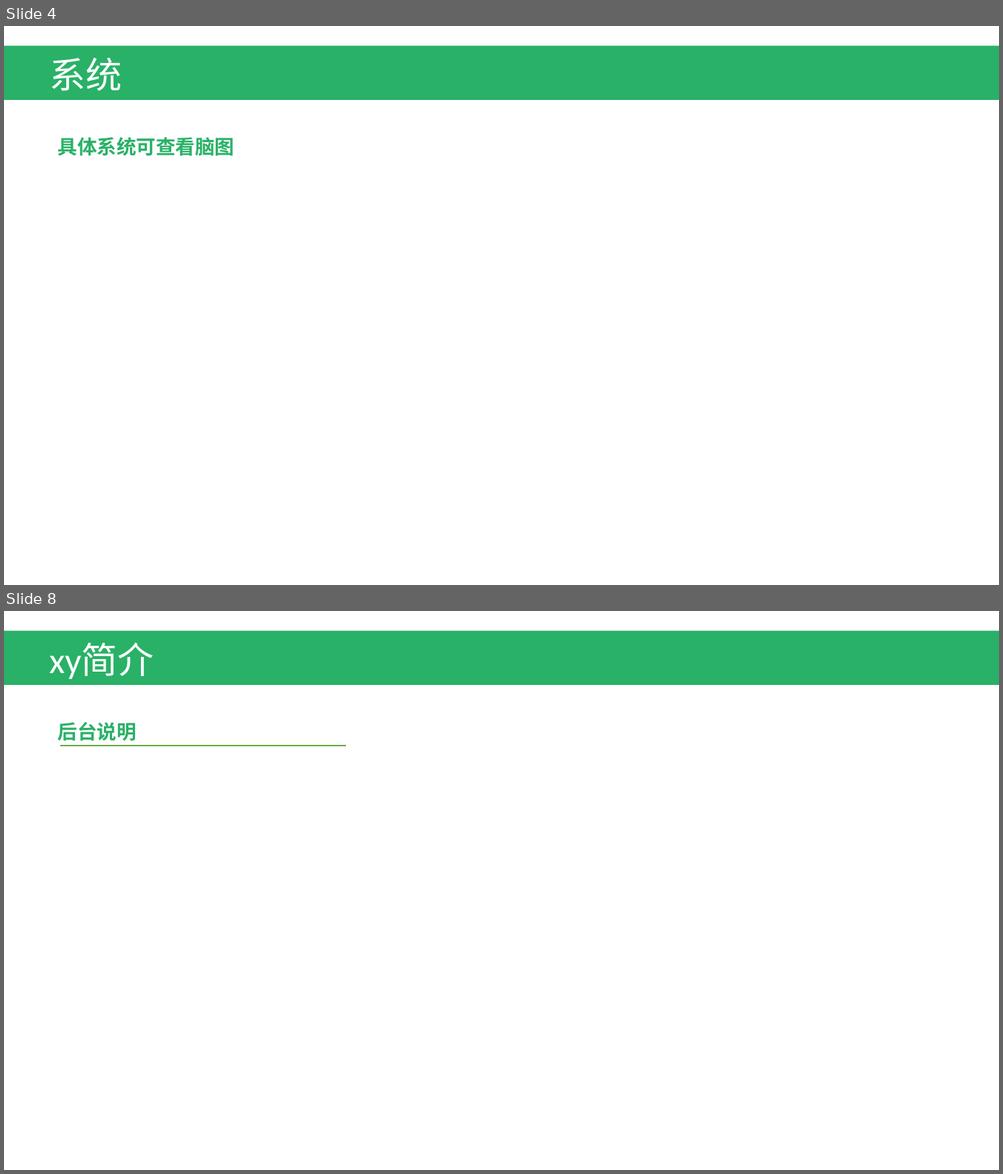
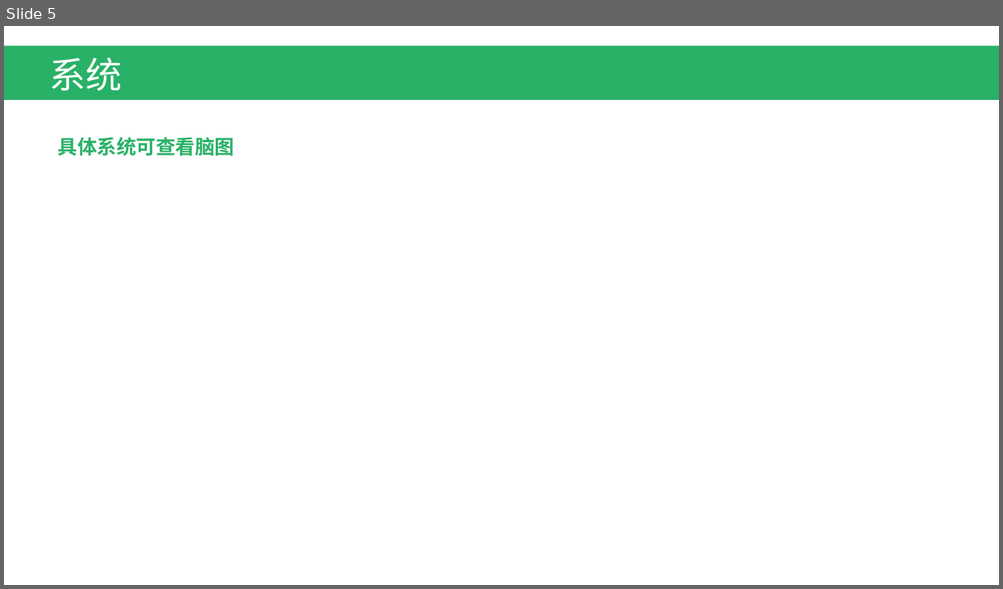
Before and after one commit to EscapeChuanxiao/ChuanXiao, a slide deck: 游戏概要.pptx. Shown one above the other, each under a label of ours: slides 4 and 8 before the commit, slide 5 after it; the slides between them are not shown. The pictures are 1003x1174 and 1003x589 pixels, drawn with LibreOffice and Linux fonts; fonts in the diff are those of the drawing. Boxes give left, top, right and bottom in pixels: in the first picture for what was removed or moved away, otherwise in the second. Text is boxed around its words. In the diff, an @@ line names an element or a change of style, - is before the commit and + after.

```diff
--- a/游戏概要.pptx
+++ b/游戏概要.pptx
@@ slide 8 removed at (4, 611, 999, 1170), background #FFFFFF @@
@@ rectangle removed at (4, 630, 999, 685) @@
@@ text removed at (49, 644, 153, 679) @@
-xy简介
@@ text removed at (58, 722, 136, 741) @@
-后台说明
@@ line removed from (60, 746) to (346, 746) @@
@@ what was slide 4 is now slide 5 @@
```
Also in this commit, not shown: 4 slides changed, 3 slides added, 1 other slide removed, 1 other file.
